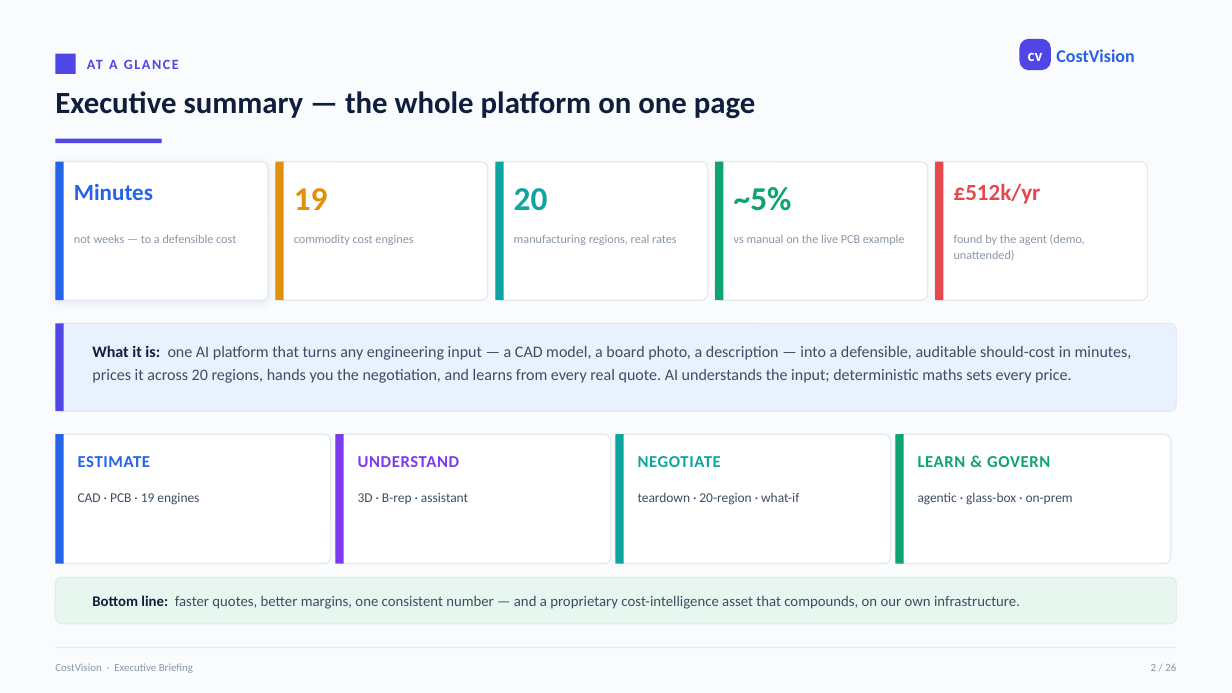
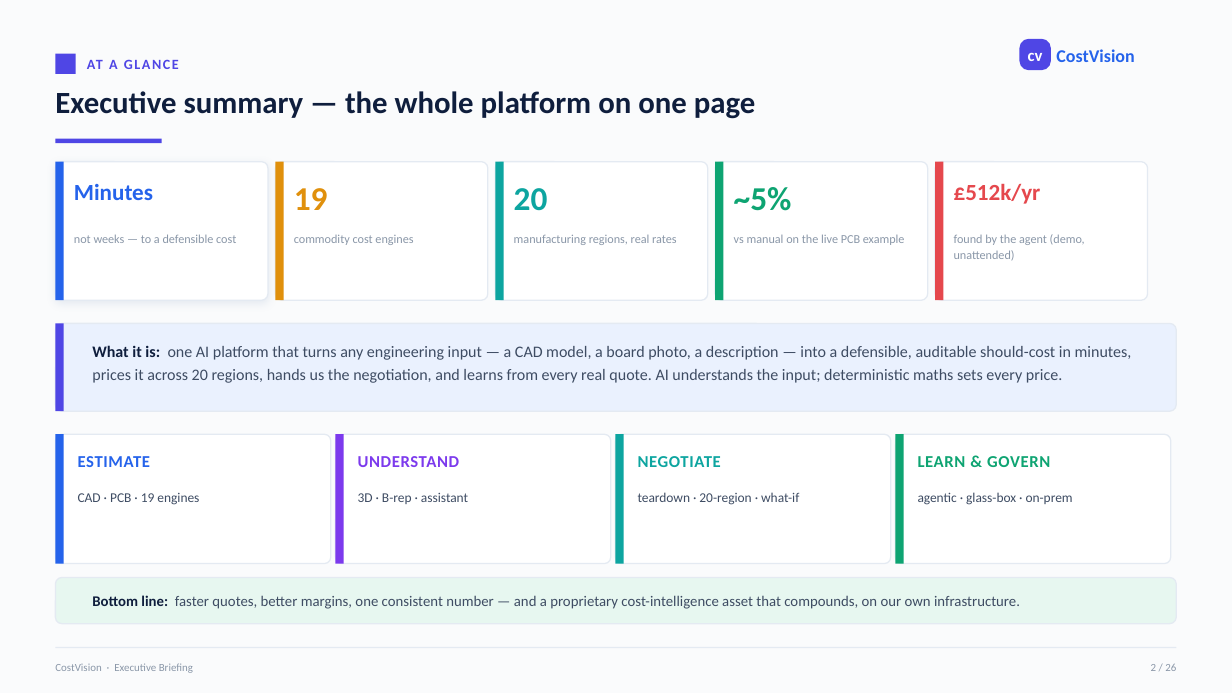
Before and after one commit to bhosaleavinash546/leamington-marathi, a slide deck: slide 2 of CostVision-Platform-Executive-Briefing.pptx. Drawn at 1232x693 pixels with LibreOffice and Linux fonts; fonts in the diff are those of the drawing. Boxes give left, top, right and bottom in pixels: in the first picture for what was removed or moved away, otherwise in the second. Text is boxed around its words. In the diff, an @@ line names an element or a change of style, - is before the commit and + after.

```diff
--- a/CostVision-Platform-Executive-Briefing.pptx
+++ b/CostVision-Platform-Executive-Briefing.pptx
@@ text at <box>92,345,1132,383</box>: text changed @@
-What it is: one AI platform that turns any engineering input — a CAD model, a board photo, a description — into a defensible, auditable should-cost in minutes, prices it across 20 regions, hands you the negotiation, and learns from every real quote. AI understands the input; deterministic maths sets every price.
+What it is: one AI platform that turns any engineering input — a CAD model, a board photo, a description — into a defensible, auditable should-cost in minutes, prices it across 20 regions, hands us the negotiation, and learns from every real quote. AI understands the input; deterministic maths sets every price.
```
Also in this commit, not shown: 14 other slides changed.
